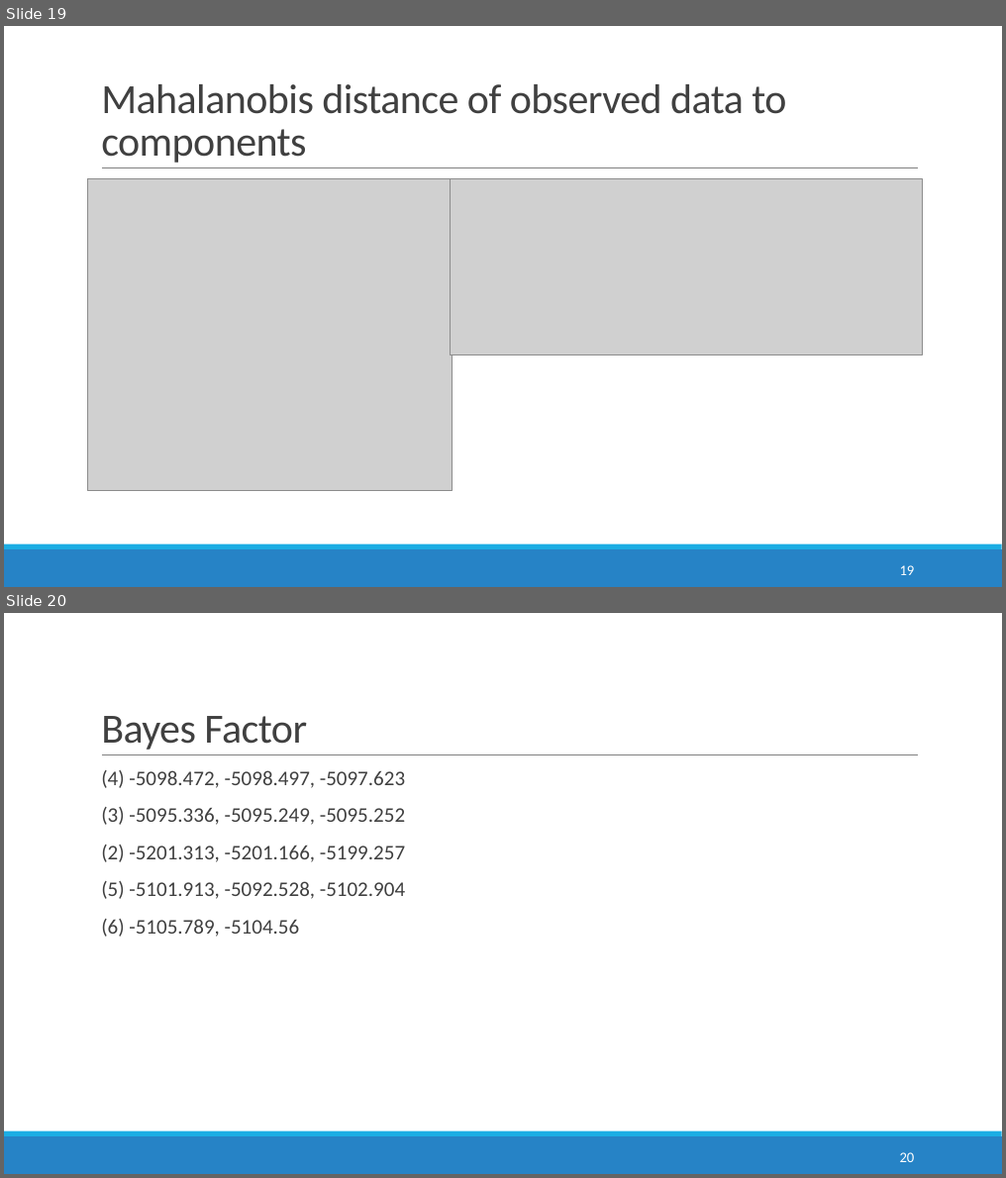
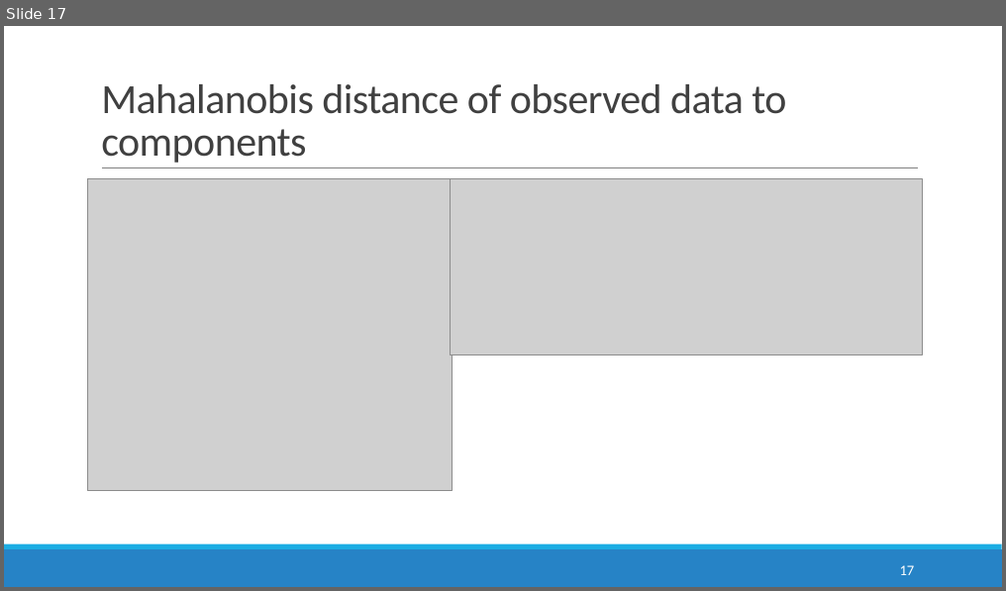
Before and after one commit to anirudhtomer/MScThesis, a slide deck: mid term presentation.pptx. Shown one above the other, each under a label of ours: slides 19 and 20 before the commit, slide 17 after it. The pictures are 1006x1178 and 1006x591 pixels, drawn with LibreOffice and Linux fonts; fonts in the diff are those of the drawing; grey boxes stand for pictures; background and template pictures are left out. Boxes give left, top, right and bottom in pixels: in the first picture for what was removed or moved away, otherwise in the second. Text is boxed around its words. In the diff, an @@ line names an element or a change of style, - is before the commit and + after.

```diff
--- a/mid term presentation.pptx
+++ b/mid term presentation.pptx
@@ slide 20 removed at <box>4,613,1002,1174</box>, background #FFFFFF; not listed: 3 template elements that a slide beside it also shows @@
@@ title removed at <box>101,716,307,750</box> @@
-Bayes Factor
@@ text removed at <box>101,770,405,937</box> @@
-  (4) -5098.472, -5098.497, -5097.623
-  (3) -5095.336, -5095.249, -5095.252
-  (2) -5201.313, -5201.166, -5199.257
-  (5) -5101.913, -5092.528, -5102.904
-  (6) -5105.789, -5104.56
@@ page number removed at <box>900,1153,915,1162</box> @@
-20
@@ what was slide 19 is now slide 17 @@
@@ page number at <box>900,566,915,575</box>: text changed @@
-19
+17
```
Also in this commit, not shown: 9 slides changed, 2 slides added, 3 other slides removed, 9 other files.
